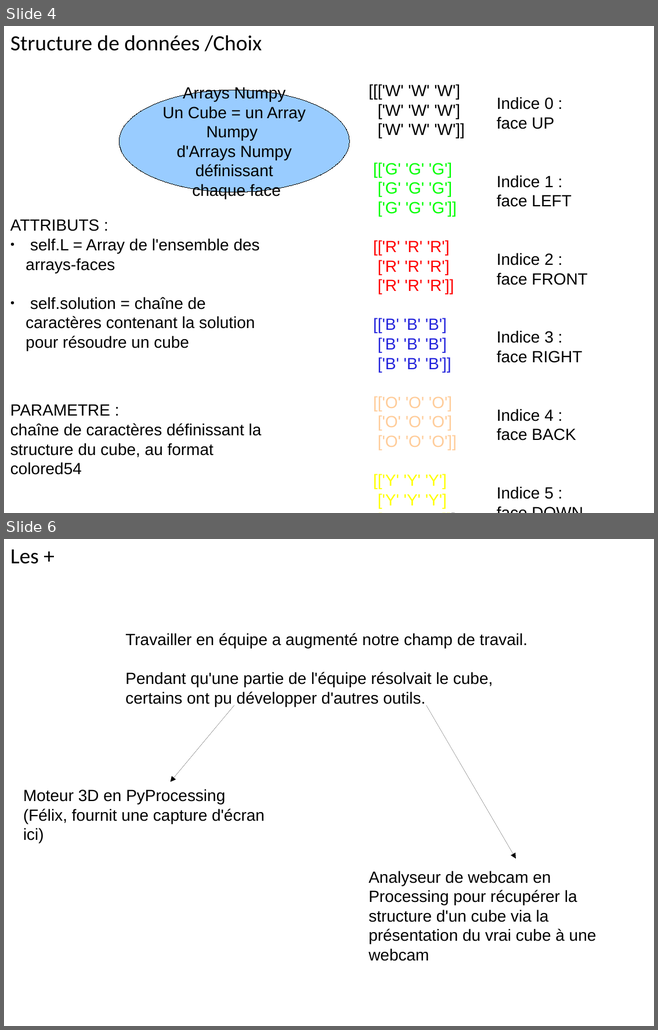
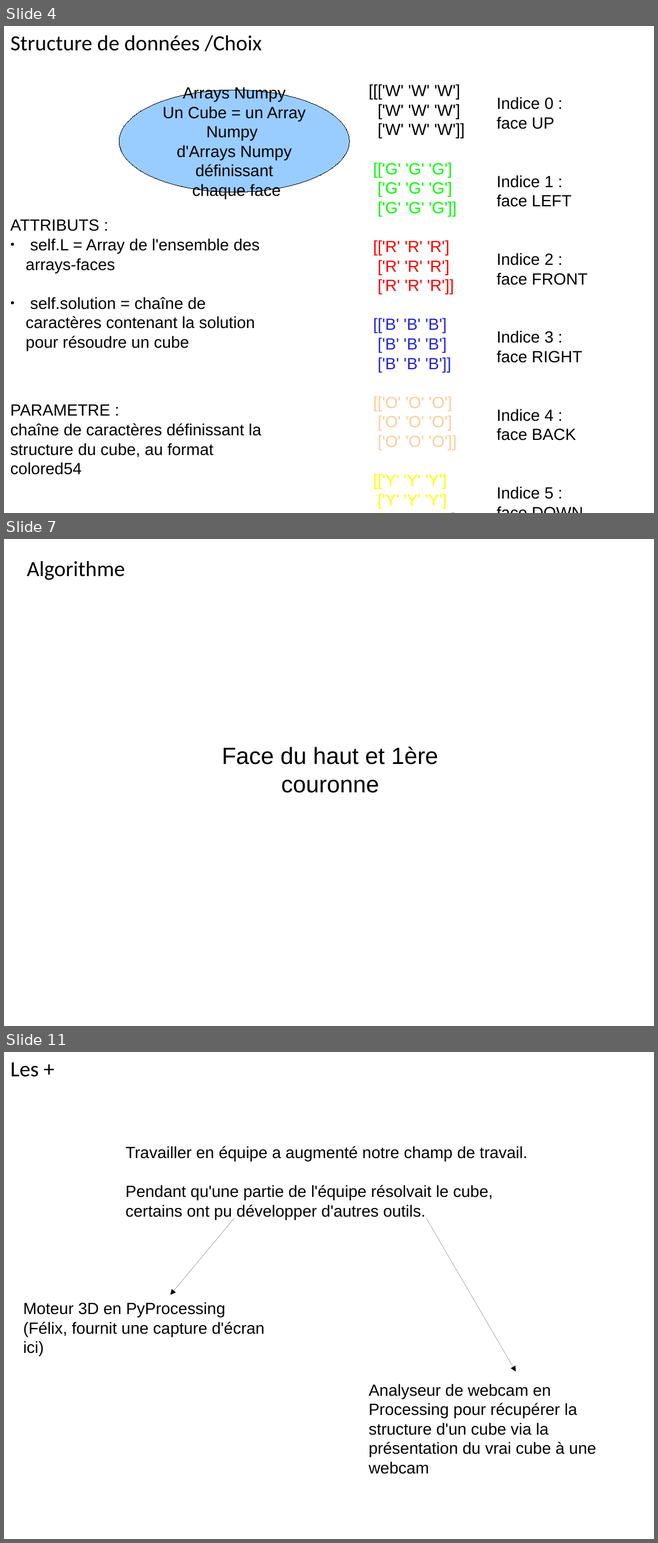
Before and after one commit to Miaxos/Polux, a slide deck: diapo_Presentation_poqb_soutenance_vendredi_15_janvier_2016.odp. Shown one above the other, each under a label of ours: slides 4 and 6 before the commit, slides 4, 7 and 11 after it; the slides between them are not shown. The pictures are 658x1030 and 658x1543 pixels, drawn with LibreOffice and Linux fonts; fonts in the diff are those of the drawing. Boxes give left, top, right and bottom in pixels: in the first picture for what was removed or moved away, otherwise in the second. Text is boxed around its words. In the diff, an @@ line names an element or a change of style, - is before the commit and + after.

```diff
--- a/diapo_Presentation_poqb_soutenance_vendredi_15_janvier_2016.odp
+++ b/diapo_Presentation_poqb_soutenance_vendredi_15_janvier_2016.odp
@@ slide 7 added at <box>4,539,654,1026</box>, background #FFFFFF @@
@@ title added at <box>27,561,125,580</box>, 24 pt, text #000000 @@
+Algorithme
@@ text added at <box>221,747,438,793</box>, 26 pt, text #000000 @@
+Face du haut et 1ère couronne
@@ what was slide 6 is now slide 11 @@
```
Also in this commit, not shown: 1 slide changed, 5 other slides added, 1 slide removed.
